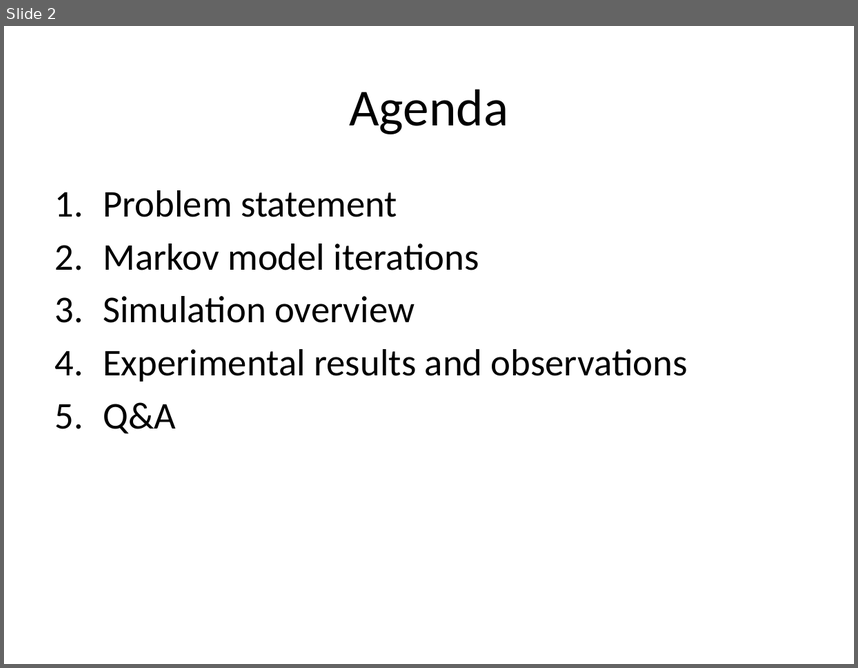
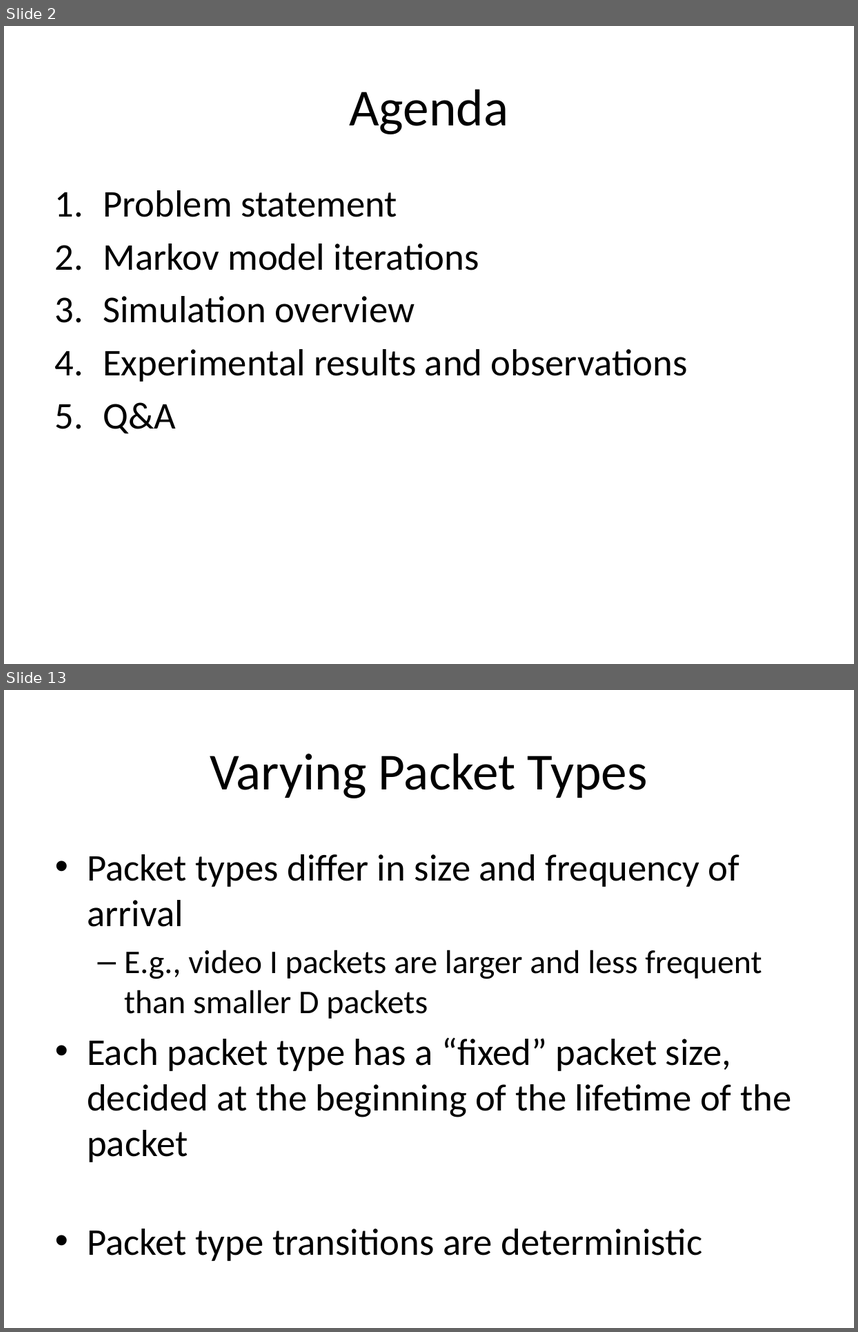
Before and after one commit to tamirh-uci/HeteroTrafficModels, a slide deck: presentation/slides.pptx. Shown one above the other, each under a label of ours: slide 2 before the commit, slides 2 and 13 after it; the slides between them are not shown. The pictures are 858x668 and 858x1332 pixels, drawn with LibreOffice and Linux fonts; fonts in the diff are those of the drawing. Boxes give left, top, right and bottom in pixels: in the first picture for what was removed or moved away, otherwise in the second. Text is boxed around its words. In the diff, an @@ line names an element or a change of style, - is before the commit and + after.

```diff
--- a/presentation/slides.pptx
+++ b/presentation/slides.pptx
@@ slide 13 added at box(4, 690, 854, 1328), background #FFFFFF @@
@@ title added at box(210, 753, 648, 798), 44 pt, text #000000 @@
+Varying Packet Types
@@ text added at box(87, 854, 791, 1261), 32 pt, text #000000 @@
+• Packet types differ in size and frequency of arrival
+  – E.g., video I packets are larger and less frequent than smaller D packets
+• Each packet type has a “fixed” packet size, decided at the beginning of the lifetime of the packet
+• Packet type transitions are deterministic
```
Also in this commit, not shown: 7 slides changed, 12 other slides added.
